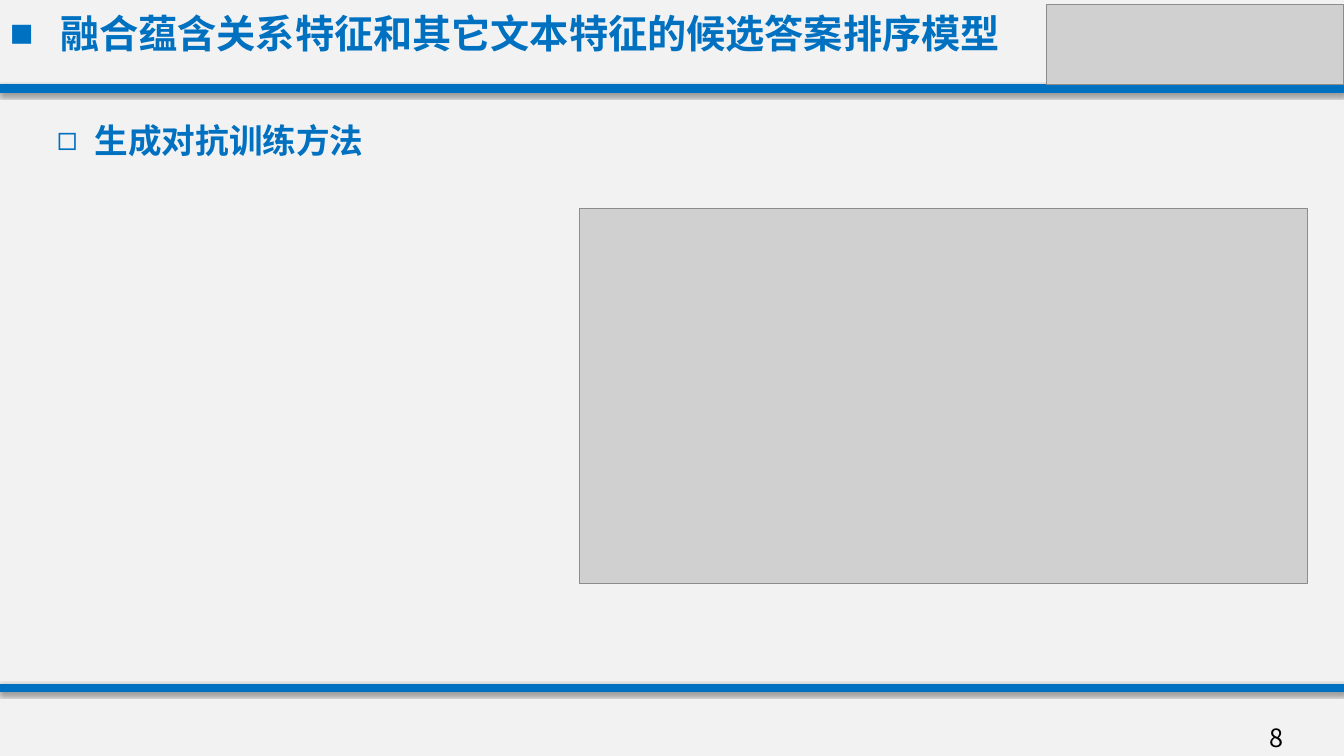
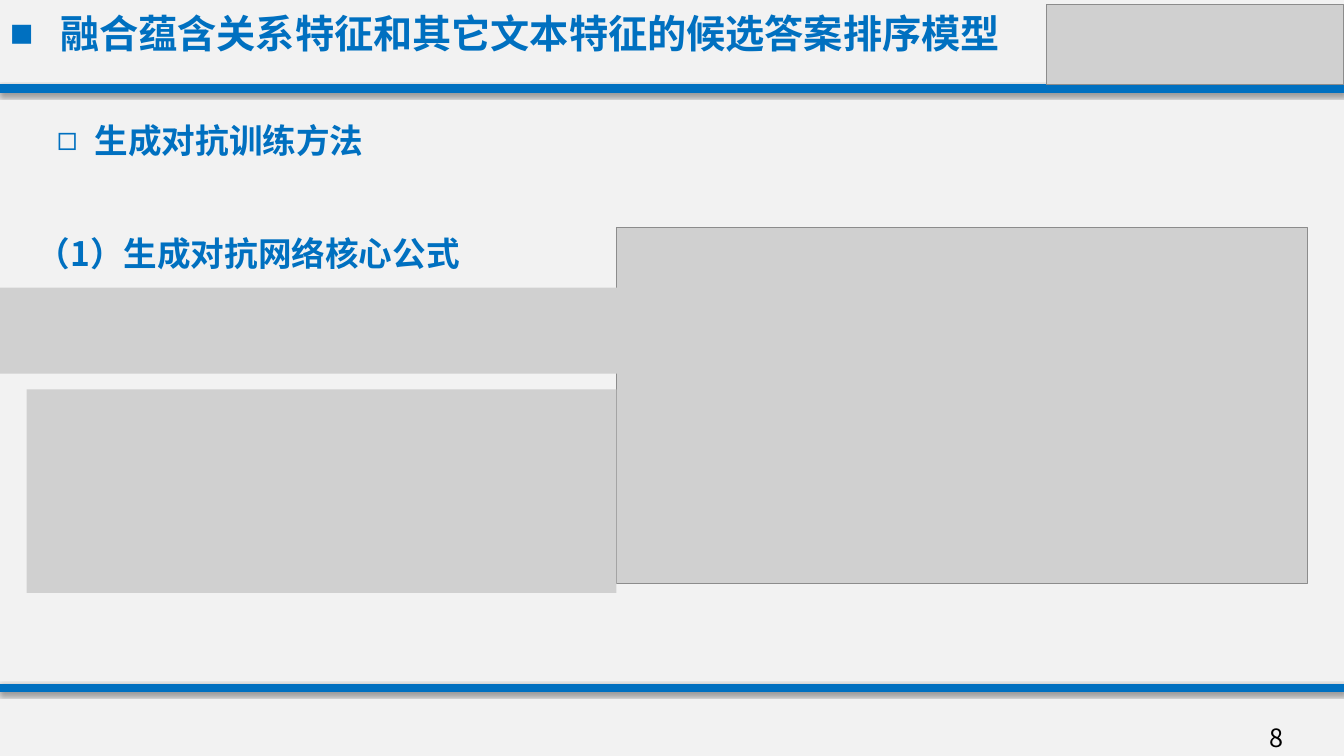
Before and after one commit to Mrbendy/djangohkh, a slide deck: slide 8 of mid/何康镐中期答辩.pptx. Drawn at 1344x756 pixels with LibreOffice and Linux fonts; fonts in the diff are those of the drawing; grey boxes stand for pictures; background and template pictures are left out. Boxes give left, top, right and bottom in pixels: in the first picture for what was removed or moved away, otherwise in the second. Text is boxed around its words. In the diff, an @@ line names an element or a change of style, - is before the commit and + after.

```diff
--- a/mid/何康镐中期答辩.pptx
+++ b/mid/何康镐中期答辩.pptx
@@ text added at (37, 237, 460, 270), 24 pt, text #0070C0, bold @@
+（1）生成对抗网络核心公式
@@ picture: place and size @@
-picture at (580, 209, 1308, 585)
+picture at (617, 228, 1308, 585)
@@ picture added at (0, 287, 781, 373) @@
@@ picture added at (27, 389, 617, 593) @@
```
Also in this commit, not shown: 1 other slide changed, 2 slides added, 4 other files.
